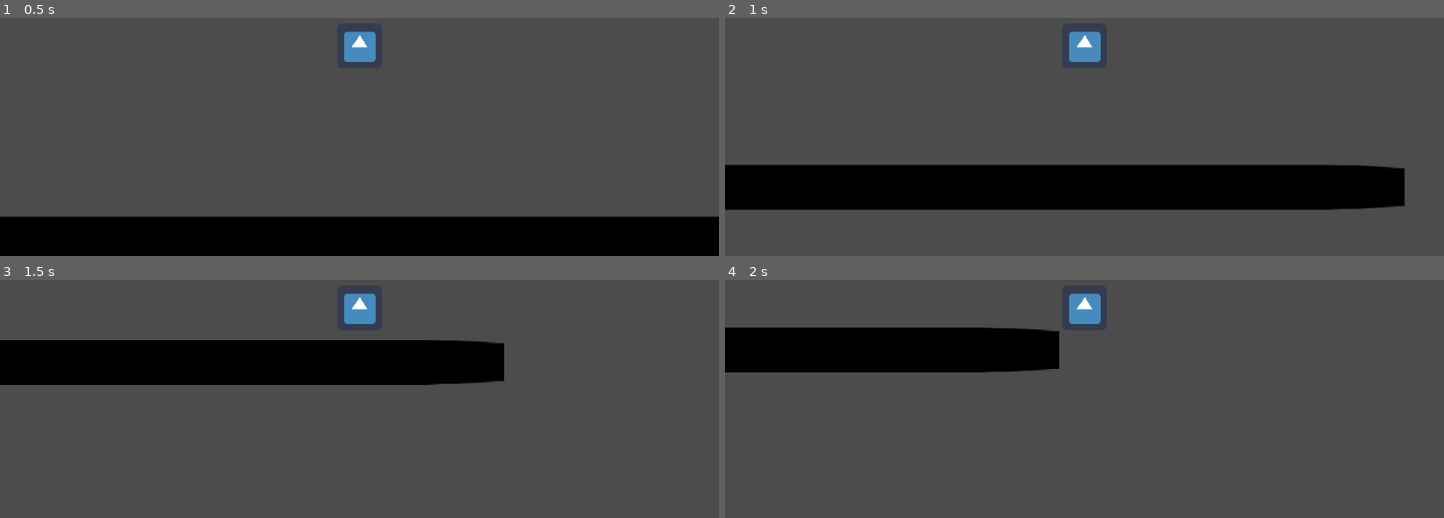
Above: before the commit, frames 1-4 (two rows, left to right).
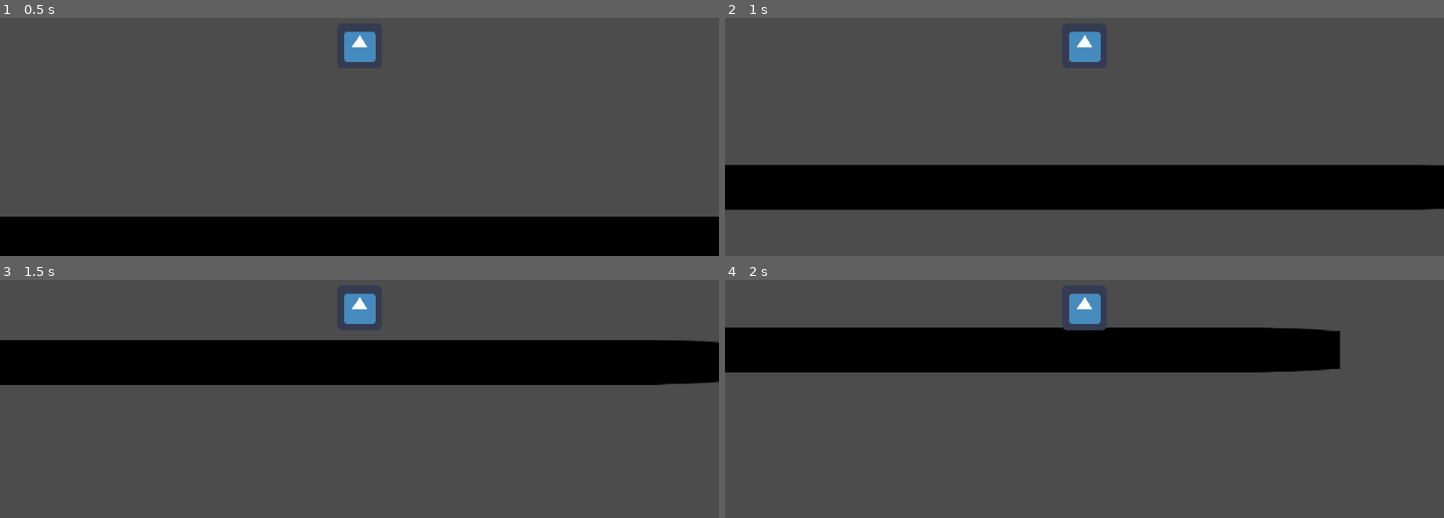
Above: after the commit, the same moments.

Repository: NotoriousENG/GD_Test
Game: Godot game, scene res://Scenes/Sample.tscn
The game is run twice, just before and just after one commit, with the same random seed, the same clock (stepped at 60 frames per second) and the same inputs. The engine's default icon, where the game draws it, is replaced by a stand-in: a white triangle on a blue panel in a dark square.
Inputs:
- Up to frame 1 (0.5 s): no input
- Up to frame 2 (1 s): hold Right (ui_right) from 0.53 s (still down); tap Up (ui_up) at 0.77 s
- Up to frame 3 (1.5 s): keep holding Right (ui_right)
- Up to frame 4 (2 s): keep holding Right (ui_right); tap Up (ui_up) at 1.52 s

Frame 1 is identical in both runs. In frame 2, 1.2% of the frame differs, in the area x 85-100%, y 61-81%; in frame 3, 5.7%; in frame 4, 7.4%, in the area x 36-86%, y 20-39%.

Commit message:
up is negative lmao

Diff:
--- a/src/StateMachine.gd
+++ b/src/StateMachine.gd
@@ -2,7 +2,7 @@
 
 const GRAVITY = 200.0
 const WALK_ACCEL = 2000
-const JUMP_VELOCITY = 20
+const JUMP_VELOCITY = -200
 const FRICTION = 10000
 const WALK_INITIAL_VELOCITY = 80
 const WALK_MAX_VELOCITY = 500
@@ -20,6 +20,7 @@
 
 
 func _physics_process(delta):
+	print(state_)
 	match [state_]:
 		[State.IDLE]:
 			if (velocity.x > 0):
@@ -50,13 +51,18 @@
 			state_ = State.FALLING
 		[State.FALLING]:
 			velocity.y += delta * GRAVITY
+			if (velocity.x > 0):
+				velocity.x = max(0, velocity.x - delta * FRICTION/5)
+			elif (velocity.x < 0):
+				velocity.x = min(0, velocity.x + delta * FRICTION/5)
+
 			if (Input.is_action_pressed("ui_left")):
 				velocity.x = min(velocity.x, -WALK_INITIAL_VELOCITY)
 				velocity.x = max(velocity.x + delta * -WALK_ACCEL, -WALK_MAX_VELOCITY)
 			elif (Input.is_action_pressed("ui_right")):
 				velocity.x = max(velocity.x, WALK_INITIAL_VELOCITY)
 				velocity.x = min(velocity.x + delta * WALK_ACCEL, WALK_MAX_VELOCITY)
-			if (is_on_floor()):
+			if (is_on_floor() and velocity.y > 0 ):
 				velocity.y = 0
 				state_ = State.IDLE
 	# We don't need to multiply velocity by delta because "move_and_slide" already takes delta time into account.
